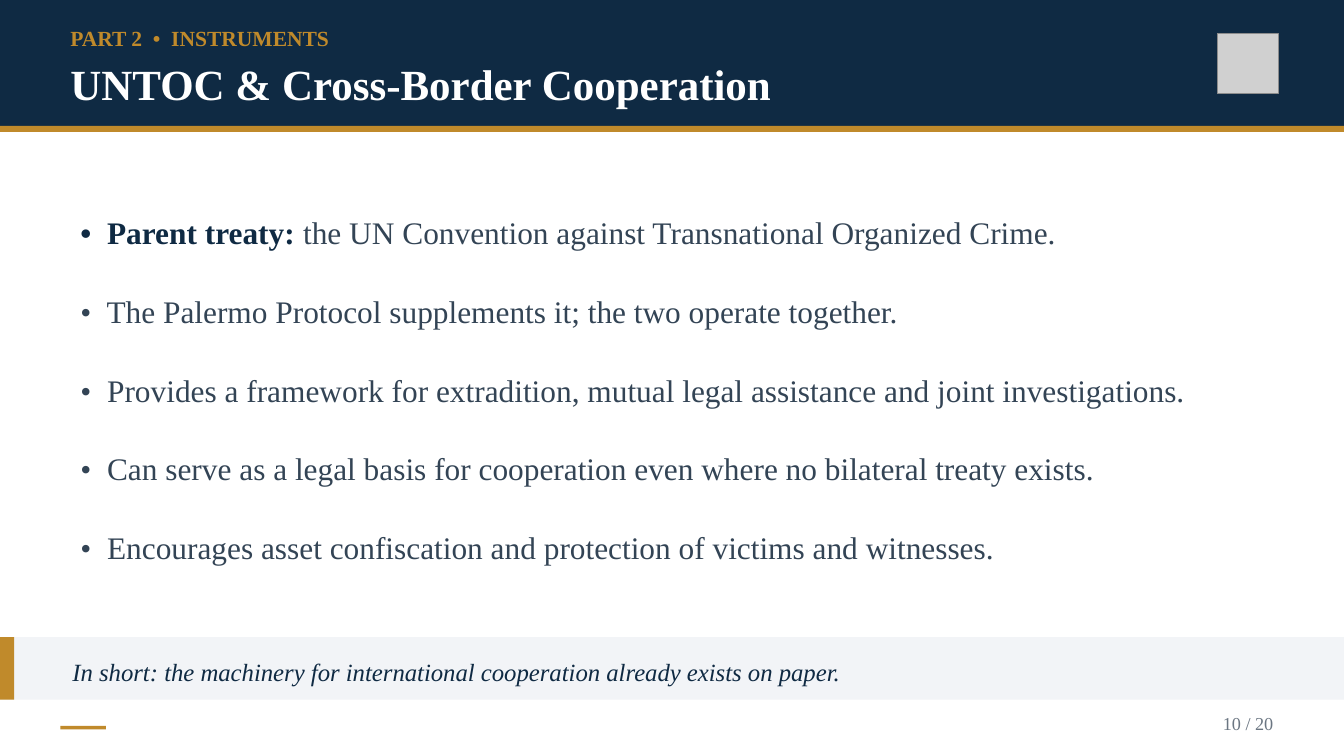
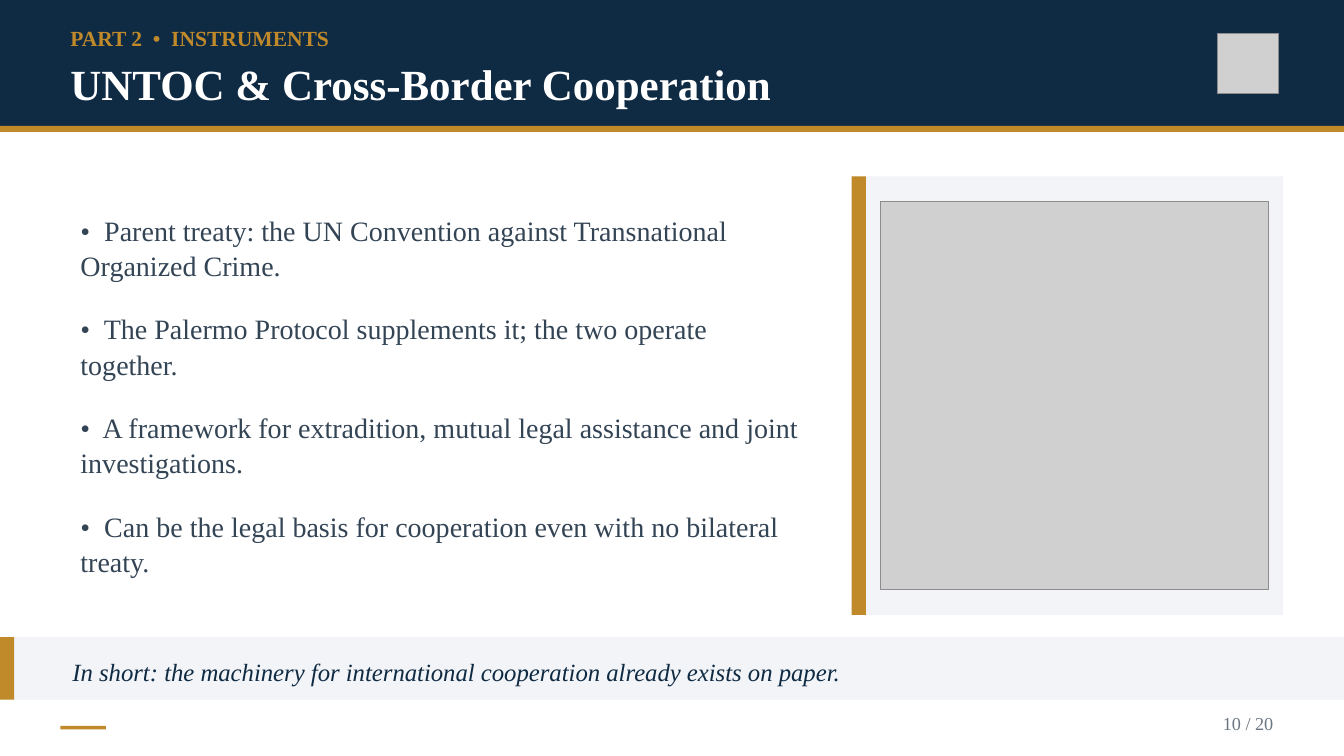
Before and after one commit to Kokidesu/Koki, a slide deck: slide 10 of projects/transnational-justice/Epstein_Transnational_Justice.pptx. Drawn at 1344x756 pixels with LibreOffice and Linux fonts; fonts in the diff are those of the drawing; grey boxes stand for pictures. Boxes give left, top, right and bottom in pixels: in the first picture for what was removed or moved away, otherwise in the second. Text is boxed around its words. In the diff, an @@ line names an element or a change of style, - is before the commit and + after.

```diff
--- a/projects/transnational-justice/Epstein_Transnational_Justice.pptx
+++ b/projects/transnational-justice/Epstein_Transnational_Justice.pptx
@@ rectangle added at [852,176,1284,615], fill #F2F4F7 @@
@@ rectangle added at [852,176,866,615], fill #C08A2B @@
@@ picture added at [880,202,1268,590] @@
@@ text at [80,221,727,380]: size 22.4 to 20.1 pt in "• Parent treaty: the UN Convention against ...", "• The Palermo Protocol supplements it; the ..."; text colour #0F2A43 to #334455, bold off in "• Parent treaty:"; less space between paragraphs @@
@@ text at [80,418,797,578]: text changed; size 22.4 to 20.1 pt @@
-• Provides a framework for extradition, mutual legal assistance and joint investigations.
-• Can serve as a legal basis for cooperation even where no bilateral treaty exists.
-• Encourages asset confiscation and protection of victims and witnesses.
+• A framework for extradition, mutual legal assistance and joint investigations.
+• Can be the legal basis for cooperation even with no bilateral treaty.
```
Also in this commit, not shown: 10 other slides changed, 25 other files.
